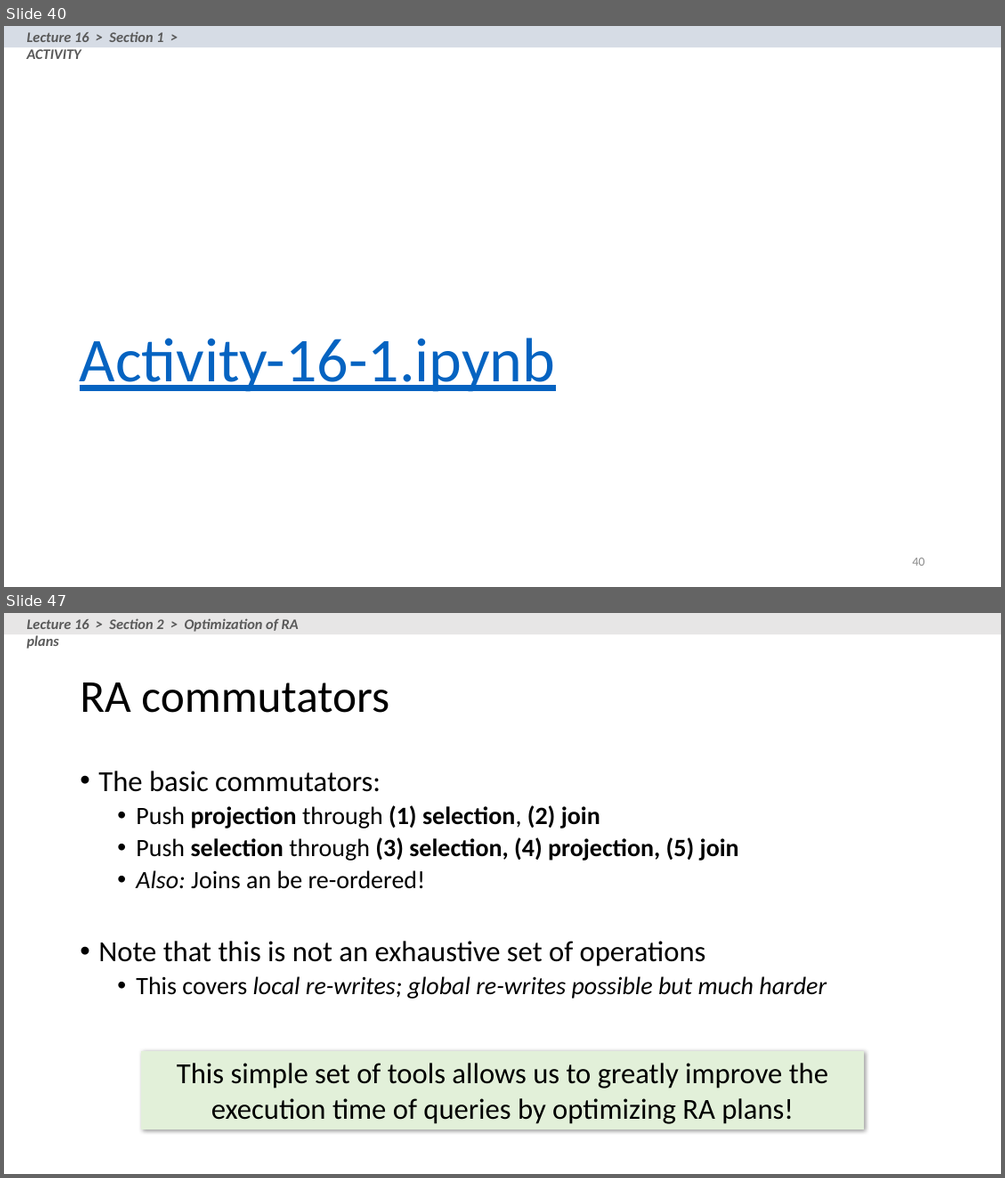
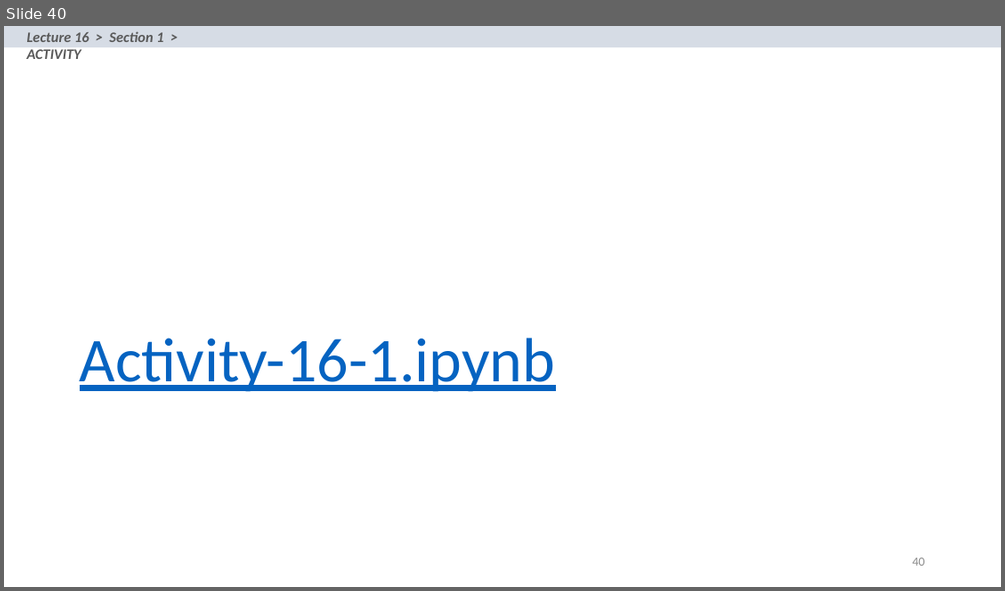
Before and after one commit to XIEQ/cs145-notebooks, a slide deck: lecture-16/Lecture_16_Relational_Algebra.pptx. Shown one above the other, each under a label of ours: slides 40 and 47 before the commit, slide 40 after it; the slides between them are not shown. The pictures are 1005x1178 and 1005x591 pixels, drawn with LibreOffice and Linux fonts; fonts in the diff are those of the drawing. Boxes give left, top, right and bottom in pixels: in the first picture for what was removed or moved away, otherwise in the second. Text is boxed around its words. In the diff, an @@ line names an element or a change of style, - is before the commit and + after.

```diff
--- a/lecture-16/Lecture_16_Relational_Algebra.pptx
+++ b/lecture-16/Lecture_16_Relational_Algebra.pptx
@@ slide 47 removed at <box>4,613,1001,1174</box>, background #FFFFFF @@
@@ rectangle removed at <box>4,613,1001,634</box> @@
@@ text removed at <box>27,618,299,649</box> @@
-Lecture 16 > Section 2 > Optimization of RA plans
@@ title removed at <box>80,682,389,713</box> @@
-RA commutators
@@ text removed at <box>98,771,826,998</box> @@
-• The basic commutators:
-  • Push projection through (1) selection, (2) join
-  • Push selection through (3) selection, (4) projection, (5) join
-  • Also: Joins an be re-ordered!
-• Note that this is not an exhaustive set of operations
-  • This covers local re-writes; global re-writes possible but much harder
@@ rectangle removed at <box>141,1051,864,1129</box> @@
-This simple set of tools allows us to greatly improve the execution time of queries by optimizing RA plans!
```
Also in this commit, not shown: 18 slides changed, 14 other slides removed, 7 other files.
